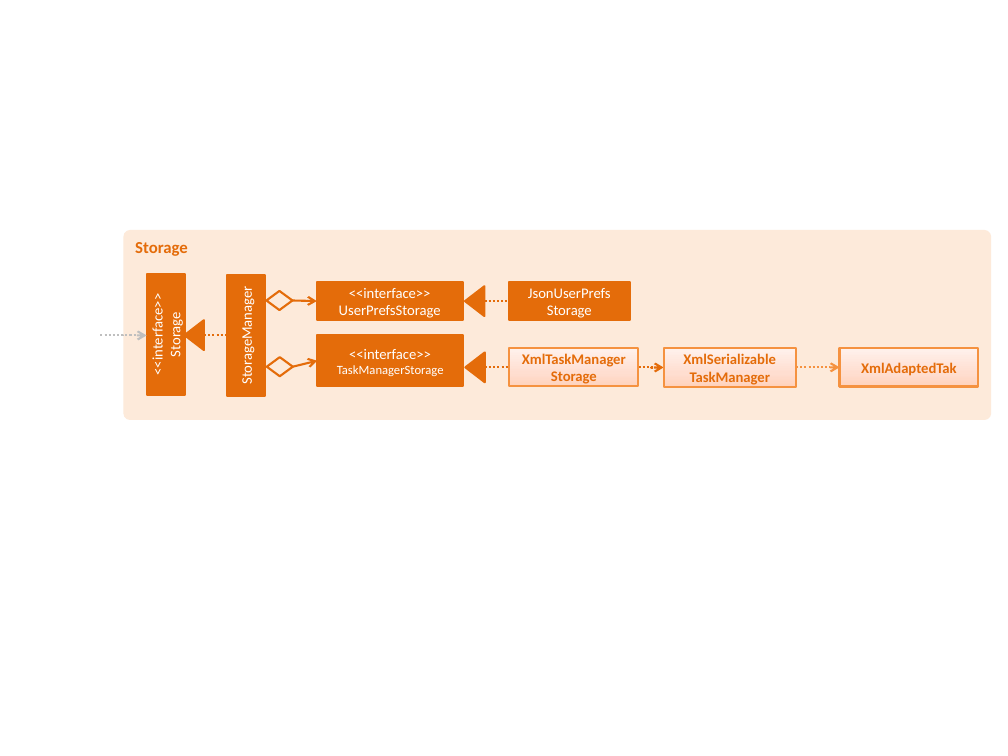
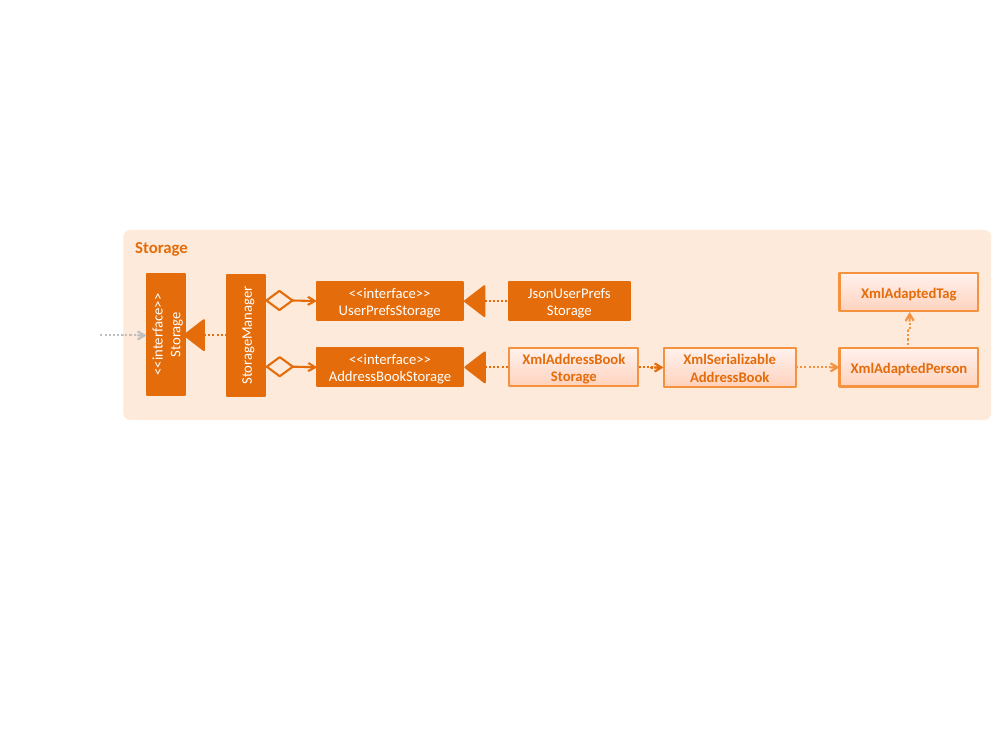
Before and after one commit to yunchun-liu/FastTask, a slide deck: slide 1 of docs/diagrams/StorageComponentClassDiagram.pptx. Drawn at 1008x756 pixels with LibreOffice and Linux fonts; fonts in the diff are those of the drawing. Boxes give left, top, right and bottom in pixels: in the first picture for what was removed or moved away, otherwise in the second. Text is boxed around its words. In the diff, an @@ line names an element or a change of style, - is before the commit and + after.

```diff
--- a/docs/diagrams/StorageComponentClassDiagram.pptx
+++ b/docs/diagrams/StorageComponentClassDiagram.pptx
@@ rectangle added at [840,273,979,311], fill gradient #FFD2BD to #FFDED0 to #FFF2ED, outline #F69240 1.5 pt, 10.5 pt, text #E46C0A, bold @@
+XmlAdaptedTag
@@ elbow arrow added from (908, 349) to (909, 312), #F69240 1.5 pt dashed @@
@@ rectangle "<<interface>> AddressBookStorage": place and size @@
-rectangle "<<interface>> AddressBookStorage" at [318,335,464,386]
+rectangle "<<interface>> AddressBookStorage" at [318,348,464,386]
@@ text in rectangle at [329,354,451,384]: text changed; size 9 to 10.5 pt @@
-<<interface>>
-TaskManagerStorage
+<<interface>>
+AddressBookStorage
@@ text in rectangle at [522,353,625,386]: text changed @@
-XmlTaskManager
-Storage
+XmlAddressBook
+Storage
@@ text in rectangle at [683,353,776,382]: text changed @@
-XmlSerializable
-TaskManager
+XmlSerializable
+AddressBook
@@ arrow moved from (293, 367) - (318, 361) to (293, 367) - (318, 367) @@
@@ text in rectangle at [851,362,968,376]: text changed @@
-XmlAdaptedTak
+XmlAdaptedPerson
```
Also in this commit, not shown: 28 other files.
